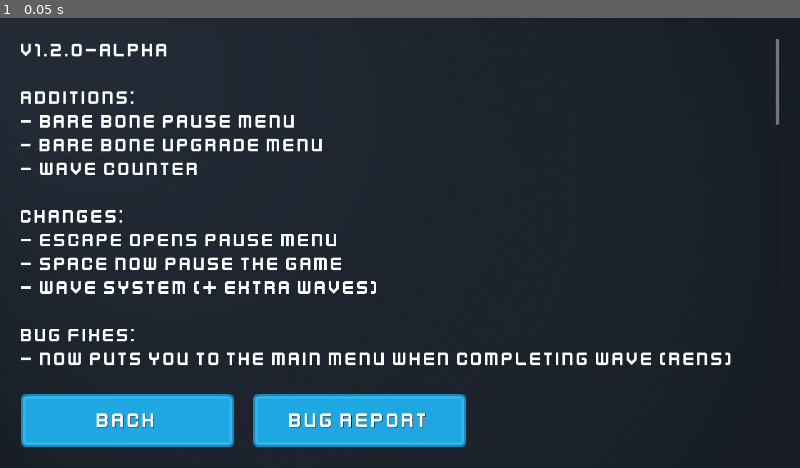
Above: before the commit, frame 1.
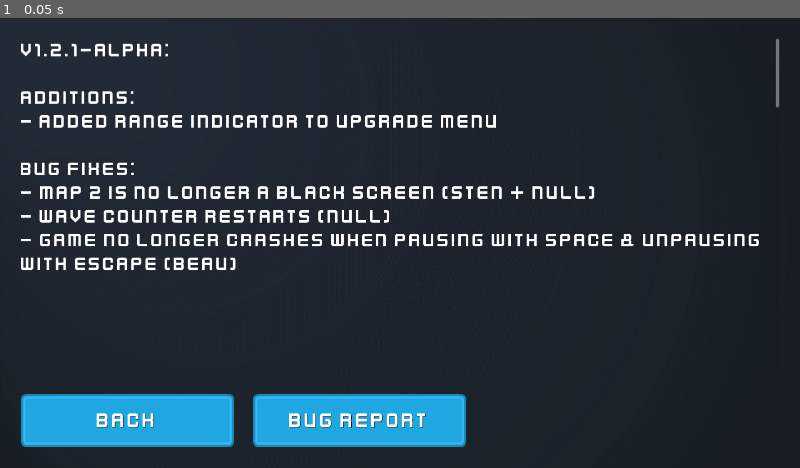
Above: after the commit, the same moment.

Repository: Sondervick/PWS-TowerDefense-Game
Game: Godot game, scene res://Scenes/UIScenes/Changelog.tscn
Same seed, same stepped clock (60 frames per second), same inputs: the game is played once before the commit and once after it. This scene is started directly instead of the project's main scene.
Inputs:
- Up to frame 1 (0.05 s): no input

The runs differ from the first frame. In frame 1, 7.4% of the frame differs, in the area x 2-98%, y 5-78%.

Commit message:
:sparkles: :bug:
:sparkles: range indicator on towers
:bug: map 2 fix
:bug: wave counter fix
:bug: pause fixed

Diff:
--- a/Scenes/GameScene.gd
+++ b/Scenes/GameScene.gd
@@ -11,7 +11,7 @@
 var build_type
 
 var base_health = 200
-var start_money = 600
+var start_money = 100
 
 var current_wave = 0
 var enemies_in_wave = 0
@@ -38,6 +38,7 @@
 
 	GameData.money = start_money
 	get_node("UI").update_money(start_money)
+	get_node("UI").reset_fast_forward()
 
 
 # Called every frame. 'delta' is the elapsed time since the previous frame.
@@ -144,6 +145,15 @@
 		#Run the "set_money" func in the UI script
 		get_node("UI").update_money(money)
 
+		#Define a new Sprite2D, make this the range texture
+		var range_texture = Sprite2D.new()
+		var scaling = GameData.tower_data[build_type]["range"] / 600.0
+		range_texture.scale = Vector2(scaling, scaling)
+		var texture = load("res://Assets/UI/Art/range_overlay.png")
+		range_texture.texture = texture
+		range_texture.modulate = Color("00E522")
+		range_texture.name = "RangeTexture"
+
 		#Load the tower as a scene object
 		var new_tower = load("res://Scenes/Towers/" + build_type + ".tscn").instantiate()
 		#Set the location of this tower to the build location
@@ -153,6 +163,8 @@
 		new_tower.built = true;
 		#Add it as a child to the Towers node and give it a readable name.
 		map_node.get_node("Towers").add_child(new_tower, true)
+		new_tower.add_child(range_texture, true)
+		new_tower.get_node("RangeTexture").visible = false
 
 #
 # Wave Functions
--- a/Scenes/UI.gd
+++ b/Scenes/UI.gd
@@ -24,7 +24,7 @@
 	var texture = load("res://Assets/UI/Art/range_overlay.png")
 	#Set the range_texture's texture to the loaded texture
 	range_texture.texture = texture
-	#Set the color of the range_texture to gray/blue
+	#Set the color of the range_texture
 	range_texture.modulate = Color("00E522")
 
 	#Make a new control node
@@ -75,11 +75,11 @@
 
 	#Getting wether the game is paused
 	if get_tree().is_paused():
-		print("called paused")
 		#If it is, unpause
 		get_tree().paused = false
 		get_node("HUD/GameControls/PausePlay").button_pressed = true
-		get_node("PauseMenu").queue_free()
+		if get_node_or_null("PauseMenu"):
+			get_node("PauseMenu").queue_free()
 	#If the current wave is 0, aka no waves have started yet
 	elif get_parent().current_wave == 0:
 		#Add 1 to the wave counter
@@ -133,6 +133,10 @@
 		#Speed up the game to 200%
 		Engine.set_time_scale(2.0)
 
+func reset_fast_forward():
+	Engine.set_time_scale(1.0)
+	get_node("HUD/GameControls/SpeedUp").button_pressed = false
+
 #Only runs when any input given is not already being consumed by the UI
 func _unhandled_input(event):
 	#If the event is the ui_canceled and we're in build_mode
--- a/Scenes/UIScenes/Changelog.tscn
+++ b/Scenes/UIScenes/Changelog.tscn
@@ -102,7 +102,21 @@
 size_flags_vertical = 0
 theme_override_fonts/font = ExtResource("4_d3ogv")
 theme_override_font_sizes/font_size = 48
-text = "V1.2.0-ALPHA
+text = "V1.2.1-ALPHA:
+
+Additions:
+- Added range indicator to upgrade menu
+
+Bug fixes:
+- Map 2 is no longer a black screen (sten + null)
+- Wave counter restarts (null)
+- Game no longer crashes when pausing with space & unpausing with escape (beau)
+
+
+
+
+
+V1.2.0-ALPHA
 
 Additions:
 - bare bone pause menu
--- a/Scenes/UIScenes/TowerUpgrade.gd
+++ b/Scenes/UIScenes/TowerUpgrade.gd
@@ -36,6 +36,8 @@
 	get_node("Margin/VBC-Labels/RateOfFire").set_text("RoF: " + str(fire_rate) + " sec")
 	get_node("Margin/VBC-Labels/Range").set_text("Range: " + str(range))
 
+	tower_node.get_node("RangeTexture").visible = true
+
 	if upgrade == "none":
 		get_node("Margin/VBC-Labels/UpgradeButton").disabled = true
 		get_node("Margin/VBC-Labels/UpgradeButton/UpgradeLabel").set_text("Max Upgrade")
@@ -44,6 +46,7 @@
 
 func _on_close_pressed():
 	GameData.upgrade_menu_open = false
+	tower_node.get_node("RangeTexture").visible = false
 	self.queue_free()
 
 func _on_upgrade_button_pressed():
@@ -65,9 +68,19 @@
 	tower_node.queue_free()
 
 func create_tower():
+	var range_texture = Sprite2D.new()
+	var scaling = GameData.tower_data[upgrade]["range"] / 600.0
+	range_texture.scale = Vector2(scaling, scaling)
+	var texture = load("res://Assets/UI/Art/range_overlay.png")
+	range_texture.texture = texture
+	range_texture.modulate = Color("00E522")
+	range_texture.name = "RangeTexture"
+
 	var upgrade_tower_node = load("res://Scenes/Towers/" + upgrade + ".tscn").instantiate()
 	upgrade_tower_node.position = tile_pos
 	upgrade_tower_node.type = upgrade
 	upgrade_tower_node.category = GameData.tower_data[upgrade]["fire-catagory"]
 	upgrade_tower_node.built = true;
 	GameData.map_node.get_node("Towers").add_child(upgrade_tower_node, true)
+	upgrade_tower_node.add_child(range_texture, true)
+	upgrade_tower_node.get_node("RangeTexture").visible = false
Not shown, changed: export_presets.cfg
